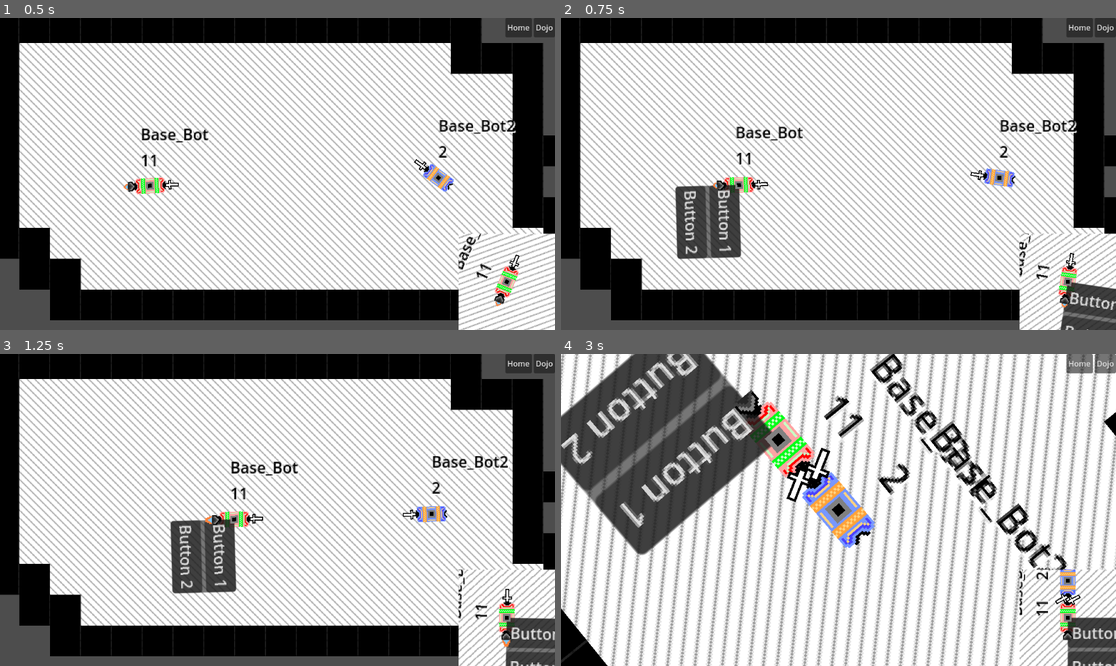
Above: before the commit, frames 1-4 (two rows, left to right).
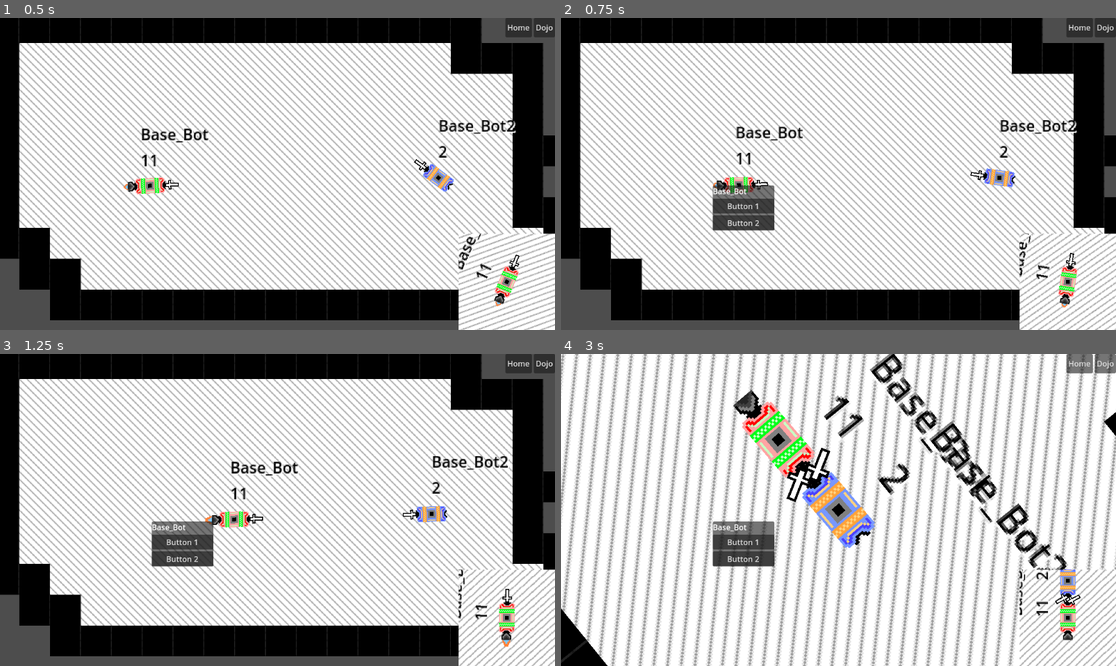
Above: after the commit, the same moments.

Repository: CWmain/botManager
Game: Godot game, scene res://Scene/base.tscn
Same seed, same stepped clock (60 frames per second), same inputs: the game is played once before the commit and once after it.
Inputs (mouse positions are in pixels of both pictures, inside the frame that each line leads up to):
- Up to frame 1 (0.5 s): no input
- Up to frame 2 (0.75 s): move the mouse to (710, 186) at 0.52 s; hold Right mouse button (Select) from 0.53 s (still down); click (710, 186) at 0.67 s
- Up to frame 3 (1.25 s): keep holding Right mouse button (Select)
- Up to frame 4 (3 s): release Right mouse button (Select) at 1.25 s; click "Button 1" at 1.25 s; click "Button 2" at 2 s; move the mouse to (971, 513) at 2.77 s; hold Down (ui_down) from 2.78 s (still down); tap C (BotCam) at 2.85 s; click (971, 513) at 2.92 s

Frame 1 is identical in both runs. In frame 2, 4.5% of the frame differs, in the area x 20-100%, y 53-100%; in frame 3, 3.9%; in frame 4, 18%, in the area x 0-100%, y 0-100%.

Commit message:
Added a menu format for selecting bots, it does require a list of all active bots, may refactor this part elsewhere in the future

Diff:
--- a/Objects/Bots/base_bot.gd
+++ b/Objects/Bots/base_bot.gd
@@ -63,6 +63,8 @@
 signal attackComplete
 signal withinAttackRange
 signal outOffAttackRange
+
+signal showBotOptions(bot: Bot)
 
 func _ready() -> void:
 	combat_state_machine.foe = foe
@@ -228,10 +230,7 @@
 
 func _on_input_event(viewport: Node, event: InputEvent, shape_idx: int) -> void:
 	if event.is_action_pressed("Select"):
-		if bot_options.visible:
-			bot_options.hide()
-		else:
-			bot_options.show()
+		showBotOptions.emit(self)
 
 func _on_mouse_entered() -> void:
 	printerr("Mouse Entered")
--- a/Objects/Bots/base_bot.tscn
+++ b/Objects/Bots/base_bot.tscn
@@ -97,22 +97,6 @@
 [node name="WallDetector" type="RayCast2D" parent="."]
 target_position = Vector2(0, -40)
 
-[node name="BotOptions" type="PanelContainer" parent="."]
-visible = false
-offset_right = 40.0
-offset_bottom = 40.0
-
-[node name="VBoxContainer" type="VBoxContainer" parent="BotOptions"]
-layout_mode = 2
-
-[node name="Button" type="Button" parent="BotOptions/VBoxContainer"]
-layout_mode = 2
-text = "Button 1"
-
-[node name="Button2" type="Button" parent="BotOptions/VBoxContainer"]
-layout_mode = 2
-text = "Button 2"
-
 [connection signal="input_event" from="." to="." method="_on_input_event"]
 [connection signal="finished" from="Bot_Explode" to="." method="_on_bot_explode_finished"]
 [connection signal="navigation_finished" from="PathFinder" to="." method="_on_path_finder_navigation_finished"]
--- a/Scene/base.tscn
+++ b/Scene/base.tscn
@@ -9,6 +9,7 @@
 [ext_resource type="PackedScene" uid="uid://bp7lo1ujwwol3" path="res://Objects/Equipment/Sword/sword.tscn" id="5_grk85"]
 [ext_resource type="PackedScene" uid="uid://c3bxaxcmuxjfr" path="res://DebugTools/DebugDisplay/debug_display.tscn" id="6_p35hx"]
 [ext_resource type="PackedScene" uid="uid://c8ol2anq3wcrn" path="res://UI/topBarUI/top_bar_ui.tscn" id="9_4pfap"]
+[ext_resource type="PackedScene" uid="uid://hf35bwne2gr8" path="res://UI/BotOptions/bot_options.tscn" id="10_4pfap"]
 
 [sub_resource type="NavigationPolygon" id="NavigationPolygon_vtgk1"]
 
@@ -147,5 +148,9 @@
 [node name="TopBarUI" parent="." instance=ExtResource("9_4pfap")]
 layout_mode = 1
 
+[node name="BotOptions" parent="." node_paths=PackedStringArray("botList") instance=ExtResource("10_4pfap")]
+layout_mode = 0
+botList = [NodePath("../Dojo/DojoSV/Base_Bot"), NodePath("../Dojo/DojoSV/Base_Bot2")]
+
 [connection signal="showDojo" from="TopBarUI" to="." method="_on_top_bar_ui_show_dojo"]
 [connection signal="showHome" from="TopBarUI" to="." method="_on_top_bar_ui_show_home"]
--- /dev/null
+++ b/UI/BotOptions/bot_options.gd
@@ -0,0 +1,17 @@
+extends PanelContainer
+
+@export var botList: Array[Bot]
+@onready var title: Label = $VBoxContainer/Title
+
+func _ready() -> void:
+	for bot in botList:
+		bot.showBotOptions.connect(_revealBotOptions)
+
+func _input(event: InputEvent) -> void:
+	if event.is_action_pressed("Select") and visible:
+		hide()
+
+func _revealBotOptions(bot: Bot):
+	position = get_viewport().get_mouse_position()
+	title.text = bot.name
+	show()
--- /dev/null
+++ b/UI/BotOptions/bot_options.tscn
@@ -0,0 +1,24 @@
+[gd_scene load_steps=2 format=3 uid="uid://hf35bwne2gr8"]
+
+[ext_resource type="Script" uid="uid://5mbox7nr8h8r" path="res://UI/BotOptions/bot_options.gd" id="1_0jfew"]
+
+[node name="BotOptions" type="PanelContainer"]
+visible = false
+offset_right = 40.0
+offset_bottom = 40.0
+script = ExtResource("1_0jfew")
+
+[node name="VBoxContainer" type="VBoxContainer" parent="."]
+layout_mode = 2
+
+[node name="Title" type="Label" parent="VBoxContainer"]
+layout_mode = 2
+text = "BOT NAME HERE"
+
+[node name="Button" type="Button" parent="VBoxContainer"]
+layout_mode = 2
+text = "Button 1"
+
+[node name="Button2" type="Button" parent="VBoxContainer"]
+layout_mode = 2
+text = "Button 2"
Not shown: 1 places in Scene/base.tscn that only renumber resources
Not shown, added: UI/BotOptions/bot_options.gd.uid
